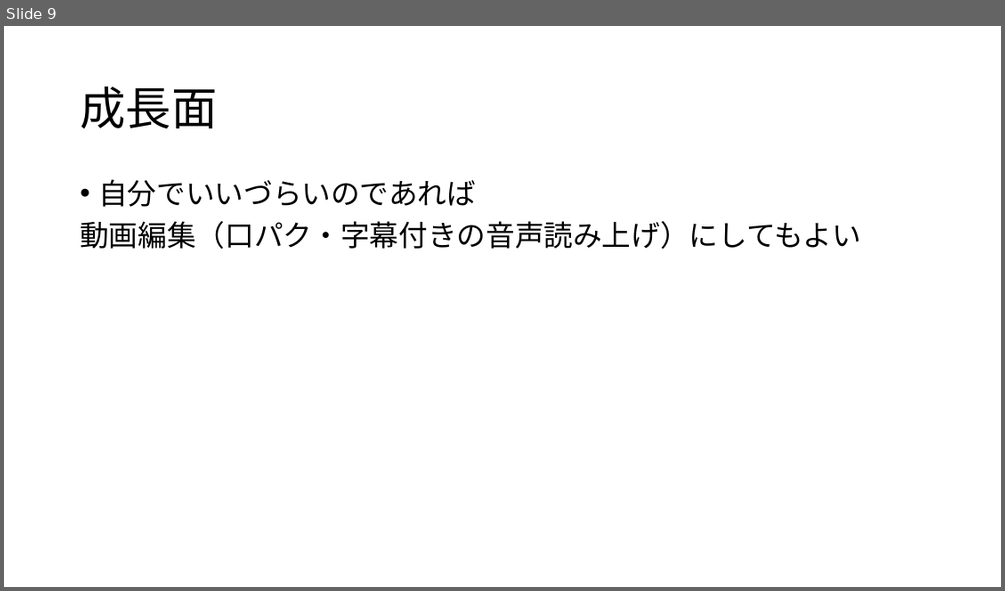
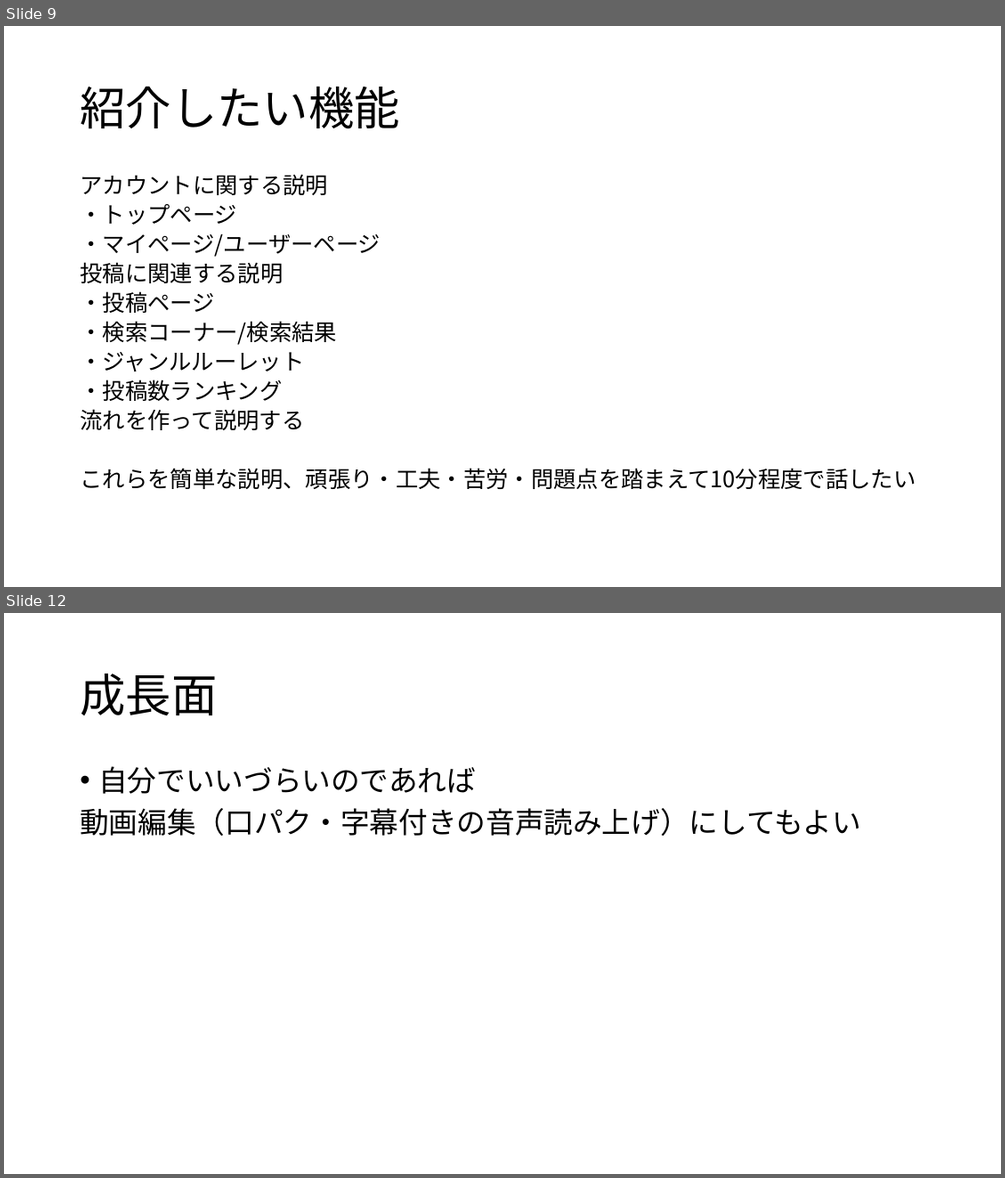
Before and after one commit to dojo2022/B-3, a slide deck: doc/成果発表会プロット.pptx. Shown one above the other, each under a label of ours: slide 9 before the commit, slides 9 and 12 after it; the slides between them are not shown. The pictures are 1005x591 and 1005x1178 pixels, drawn with LibreOffice and Linux fonts; fonts in the diff are those of the drawing. Boxes give left, top, right and bottom in pixels: in the first picture for what was removed or moved away, otherwise in the second. Text is boxed around its words. In the diff, an @@ line names an element or a change of style, - is before the commit and + after.

```diff
--- a/doc/成果発表会プロット.pptx
+++ b/doc/成果発表会プロット.pptx
@@ slide 9 added at (4,26,1001,587), background #FFFFFF @@
@@ title added at (80,86,399,129), 44 pt, text #000000 @@
+紹介したい機能
@@ text added at (80,175,915,489), 21.7 pt, text #000000 @@
+アカウントに関する説明
+・トップページ
+・マイページ/ユーザーページ
+投稿に関連する説明
+・投稿ページ
+・検索コーナー/検索結果
+・ジャンルルーレット
+・投稿数ランキング
+流れを作って説明する
+これらを簡単な説明、頑張り・工夫・苦労・問題点を踏まえて10分程度で話したい
@@ what was slide 9 is now slide 12 @@
```
Also in this commit, not shown: 6 slides changed, 6 other slides added, 2 slides removed, 3 other files.
